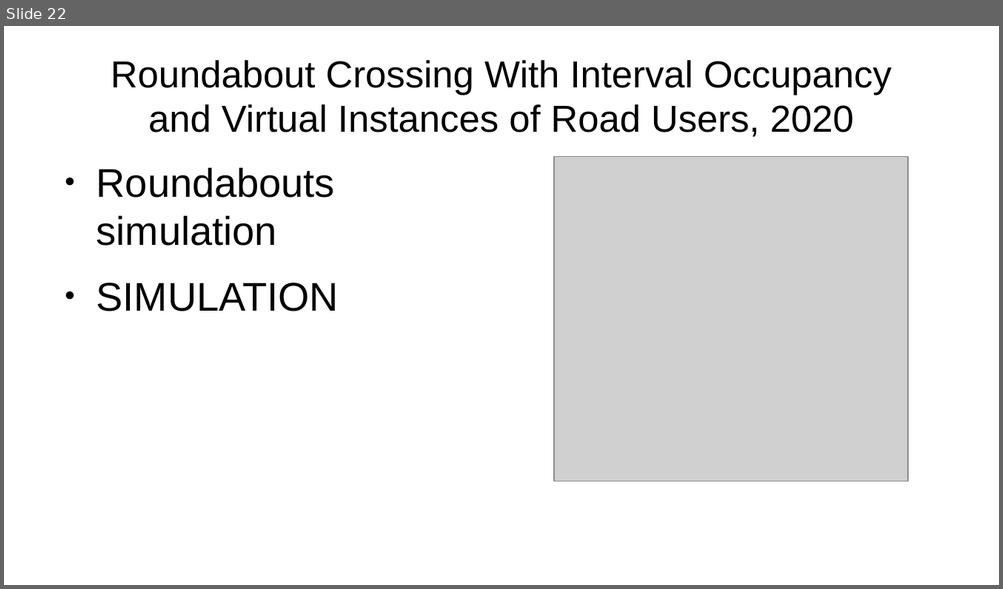
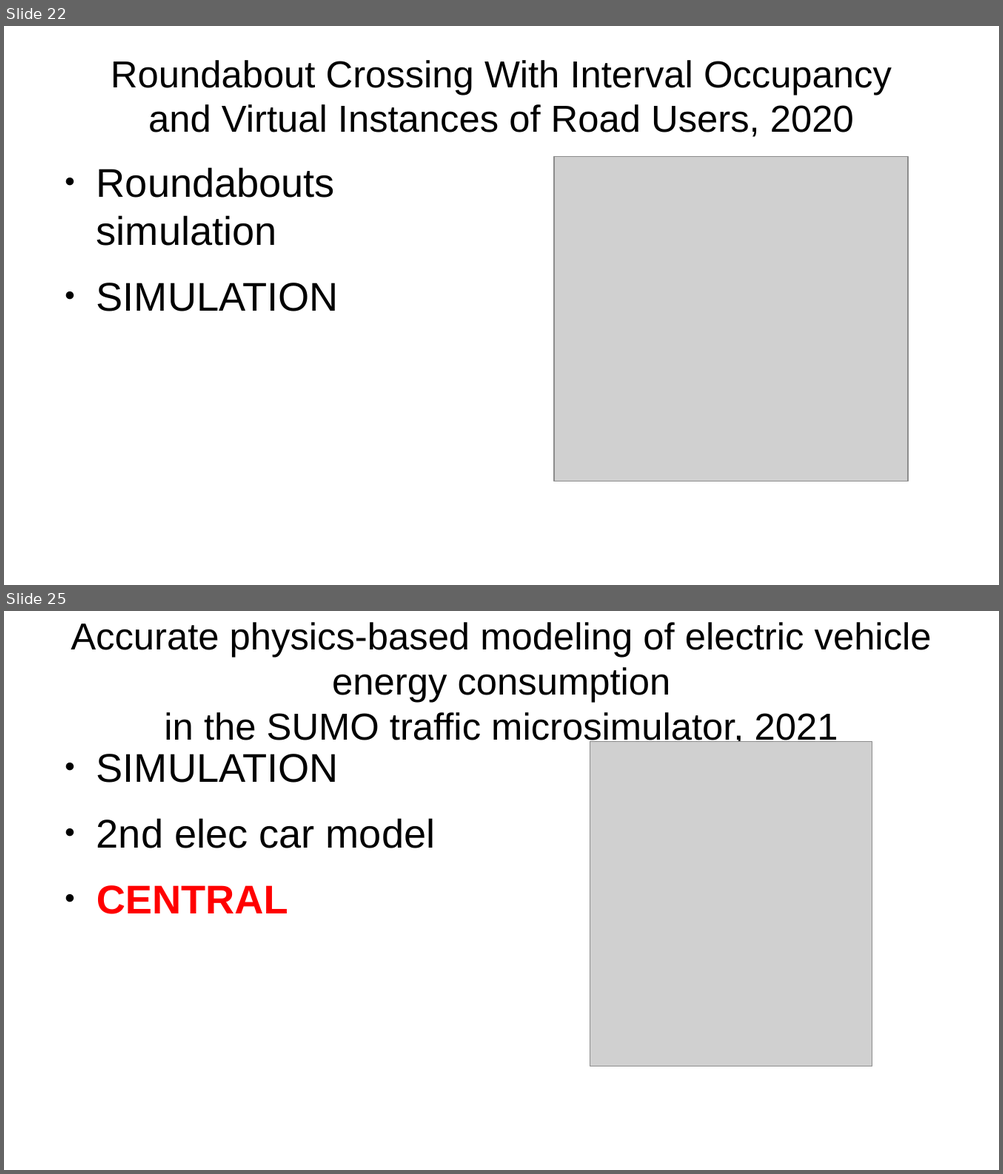
Before and after one commit to Eigho/Cassiopee_2023_n38, a slide deck: Docs/Articles_premier_tri/Articles.odp. Shown one above the other, each under a label of ours: slide 22 before the commit, slides 22 and 25 after it; the slides between them are not shown. The pictures are 1003x589 and 1003x1174 pixels, drawn with LibreOffice and Linux fonts; fonts in the diff are those of the drawing; grey boxes stand for pictures. Boxes give left, top, right and bottom in pixels: in the first picture for what was removed or moved away, otherwise in the second. Text is boxed around its words. In the diff, an @@ line names an element or a change of style, - is before the commit and + after.

```diff
--- a/Docs/Articles_premier_tri/Articles.odp
+++ b/Docs/Articles_premier_tri/Articles.odp
@@ slide 25 added at box(4, 611, 999, 1170), background #FFFFFF @@
@@ title added at box(71, 622, 931, 748), 30 pt, text #000000 @@
+Accurate physics-based modeling of electric vehicle energy consumption
+in the SUMO traffic microsimulator, 2021
@@ picture added at box(590, 742, 872, 1067) @@
@@ text added at box(96, 754, 435, 914), 32 pt, text #000000 @@
+● SIMULATION
+● 2nd elec car model
+● CENTRAL
```
Also in this commit, not shown: 2 other slides added, 14 other files.
